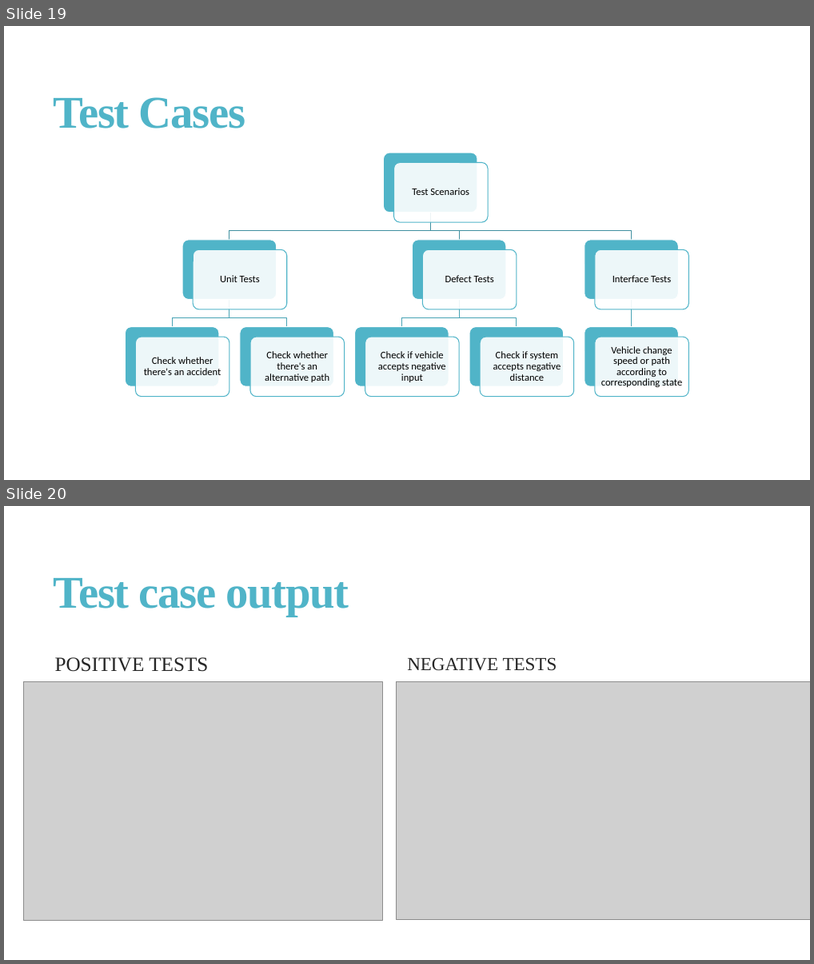
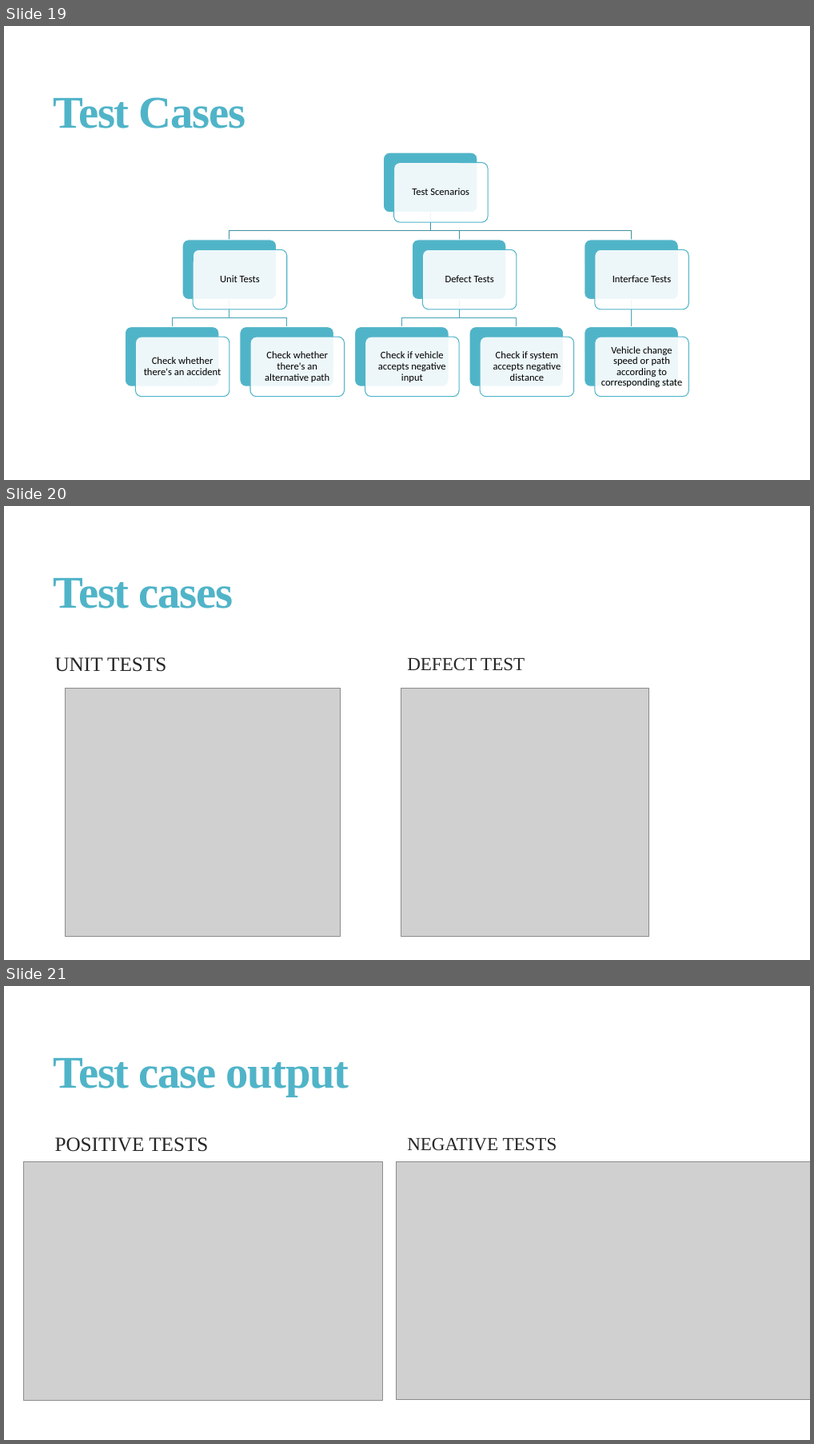
Before and after one commit to VibhaHippargi/ESE_SmartCity, a slide deck: Project_PPT.pptx. Shown one above the other, each under a label of ours: slides 19 and 20 before the commit, slides 19, 20 and 21 after it. The pictures are 814x964 and 814x1444 pixels, drawn with LibreOffice and Linux fonts; fonts in the diff are those of the drawing; grey boxes stand for pictures. Boxes give left, top, right and bottom in pixels: in the first picture for what was removed or moved away, otherwise in the second. Text is boxed around its words. In the diff, an @@ line names an element or a change of style, - is before the commit and + after.

```diff
--- a/Project_PPT.pptx
+++ b/Project_PPT.pptx
@@ slide 20 added at [4, 506, 810, 960], background #FFFFFF @@
@@ title added at [54, 578, 234, 608], 54 pt, text #50B4C8, bold @@
+Test cases
@@ text added at [55, 657, 166, 672], 24 pt, text #262626 @@
+UNIT TESTS
@@ text added at [407, 657, 525, 671], 22 pt, text #262626 @@
+DEFECT TEST
@@ picture added at [65, 688, 340, 936] @@
@@ picture added at [402, 688, 650, 936] @@
@@ what was slide 20 is now slide 21 @@
```
Also in this commit, not shown: 3 slides changed, 1 other slide added.
